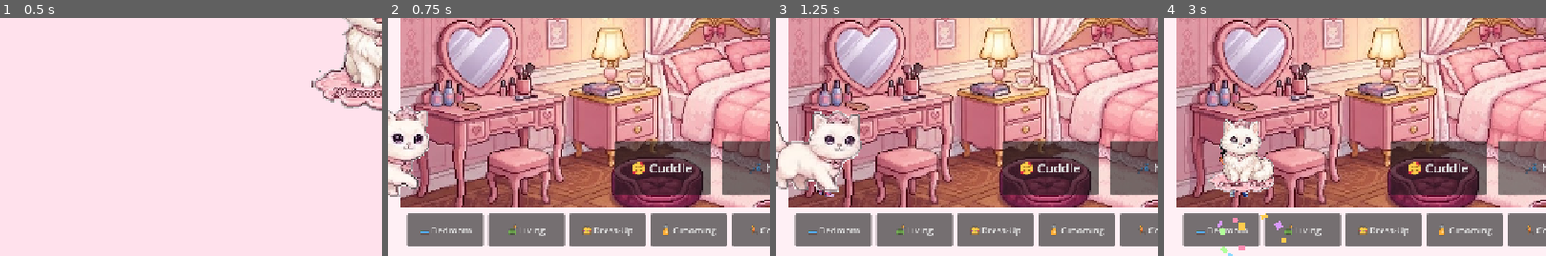
Above: before the commit, frames 1-4 (left to right).
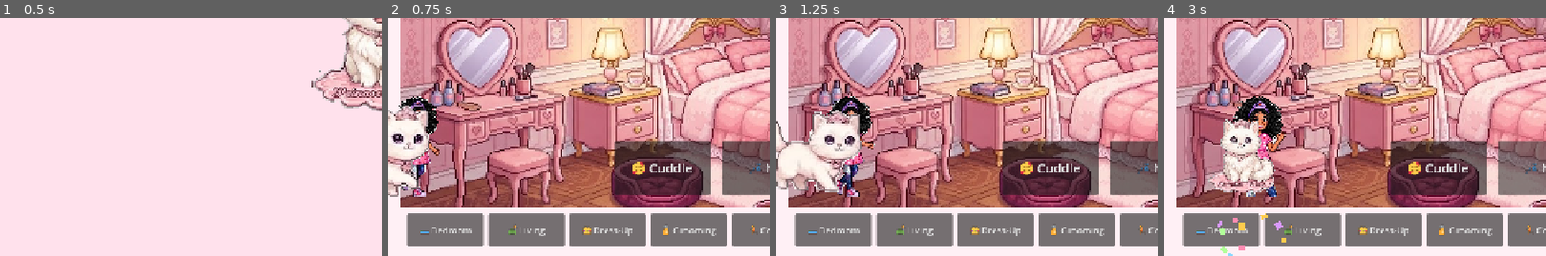
Above: after the commit, the same moments.

Repository: tux-te/CuddleCats
Game: Godot game, scene res://scenes/title_screen.tscn
Two runs of this game, one before a commit and one after it. Both use one fixed random seed, a clock stepped at 60 frames per second and the inputs below.
Inputs (mouse positions are % of the whole screen's width and height, from its top left):
- Up to frame 1 (0.5 s): no input
- Up to frame 2 (0.75 s): move the mouse to (72, 45) at 0.52 s; click (72, 45) at 0.67 s
- Up to frame 3 (1.25 s): no input
- Up to frame 4 (3 s): click "🐾 Pets" at 1.25 s; click "🥰 Cuddle" at 2 s; click "💤 Nap" at 2.75 s
The pictures show only the part of the screen within x 0-50%, y 50-100%; the shares and areas given below are measured in that part.

Frame 1 is identical in both runs. In frame 2, 1.1% of the frame differs, in the area x 2-14%, y 32-76%; in frame 3, 1.6%; in frame 4, 2.1%, in the area x 14-32%, y 32-76%.

Commit message:
Make Lucy bigger and give her more room clear of the pet
She was a tiny 90x110 box tucked right up against the pet's own
corner box, easy to lose behind/under it. Bumped her to 140x170 with
a bigger gap (24px instead of 12) so she reads clearly as her own
character standing beside the pet, not overlapping it.

Co-Authored-By: Claude Sonnet 5 <noreply@anthropic.com>

Diff:
--- a/scripts/main.gd
+++ b/scripts/main.gd
@@ -194,9 +194,9 @@
 	owner_node.anchor_top = petal_node.anchor_top
 	owner_node.anchor_right = petal_node.anchor_right
 	owner_node.anchor_bottom = petal_node.anchor_bottom
-	owner_node.offset_left = petal_node.offset_right + 12.0
-	owner_node.offset_right = owner_node.offset_left + 90.0
-	owner_node.offset_top = petal_node.offset_bottom - 110.0
+	owner_node.offset_left = petal_node.offset_right + 24.0
+	owner_node.offset_right = owner_node.offset_left + 140.0
+	owner_node.offset_top = petal_node.offset_bottom - 170.0
 	owner_node.offset_bottom = petal_node.offset_bottom
 	owner_node.grow_vertical = petal_node.grow_vertical
 	petal_node.get_parent().add_child(owner_node)
